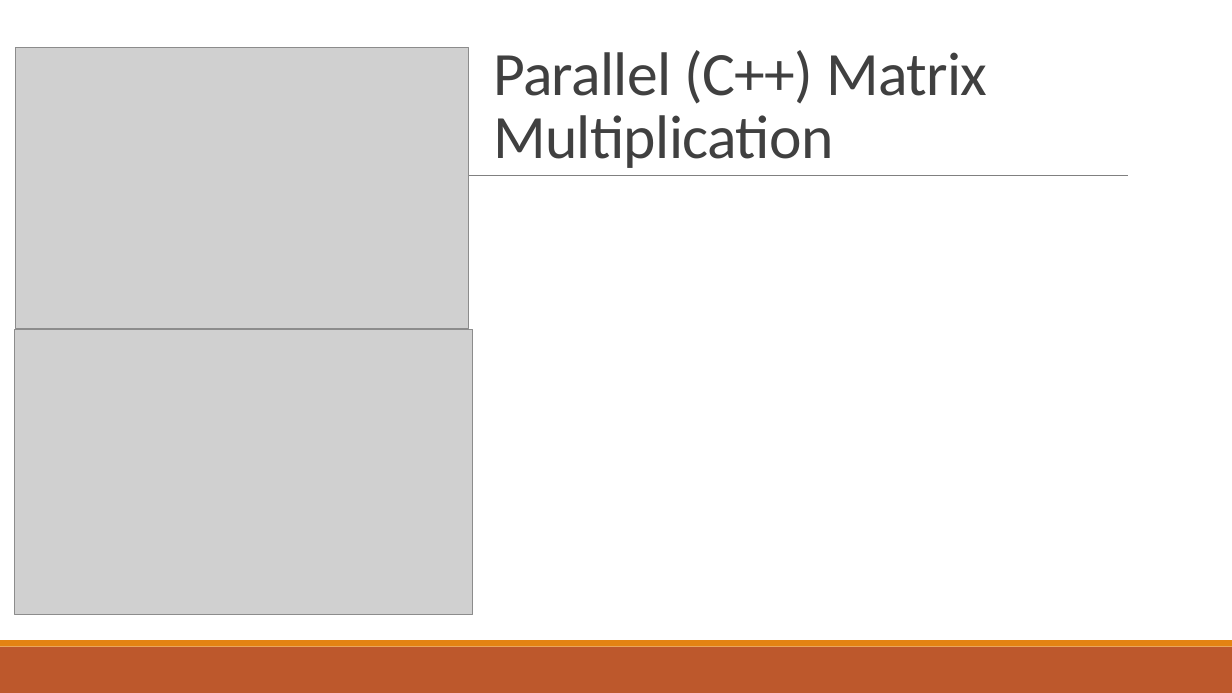
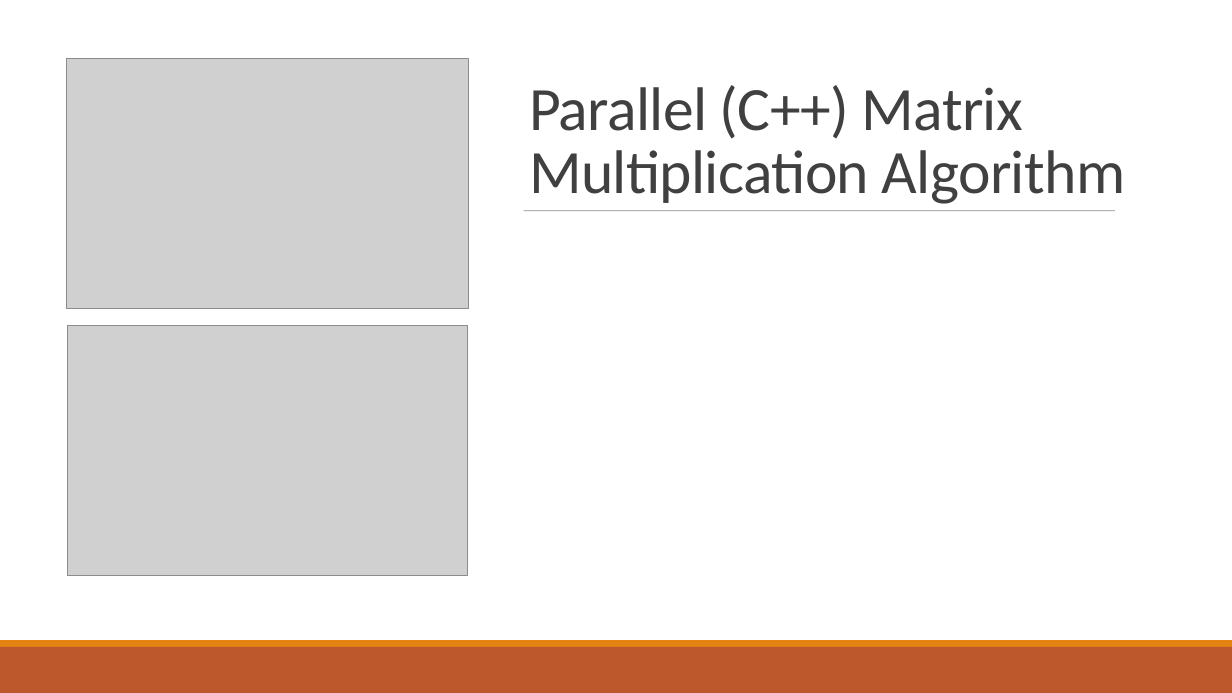
Before and after one commit to RiccardoRevalor/ParallelTriangleCounting, a slide deck: slide 22 of presentation.pptx (slide 24 before the commit). Drawn at 1232x693 pixels with LibreOffice and Linux fonts; fonts in the diff are those of the drawing; grey boxes stand for pictures. Boxes give left, top, right and bottom in pixels: in the first picture for what was removed or moved away, otherwise in the second. Text is boxed around its words. In the diff, an @@ line names an element or a change of style, - is before the commit and + after.

```diff
--- a/presentation.pptx
+++ b/presentation.pptx
@@ rectangle added at <box>0,0,1232,640</box>, fill #FFFFFF @@
@@ picture: place and size @@
-picture at <box>16,47,469,329</box>
+picture at <box>67,59,469,310</box>
@@ title at <box>529,85,1125,204</box>: text changed @@
-Parallel (C++) Matrix Multiplication
+Parallel (C++) Matrix Multiplication Algorithm
@@ line removed from (121, 176) to (1128, 176) @@
@@ line added from (524, 211) to (1116, 211), #808080 0.5 pt @@
@@ picture: place and size @@
-picture at <box>15,329,473,615</box>
+picture at <box>67,325,468,576</box>
@@ rectangle removed at <box>0,647,1232,693</box> @@
@@ rectangle removed at <box>0,640,1232,647</box> @@
@@ rectangle added at <box>0,640,1232,647</box>, fill #E48312 @@
@@ rectangle added at <box>0,647,1232,693</box>, fill #BD582C @@
```
Also in this commit, not shown: 6 other slides changed, 1 slide added, 4 slides removed, 1 other file.
